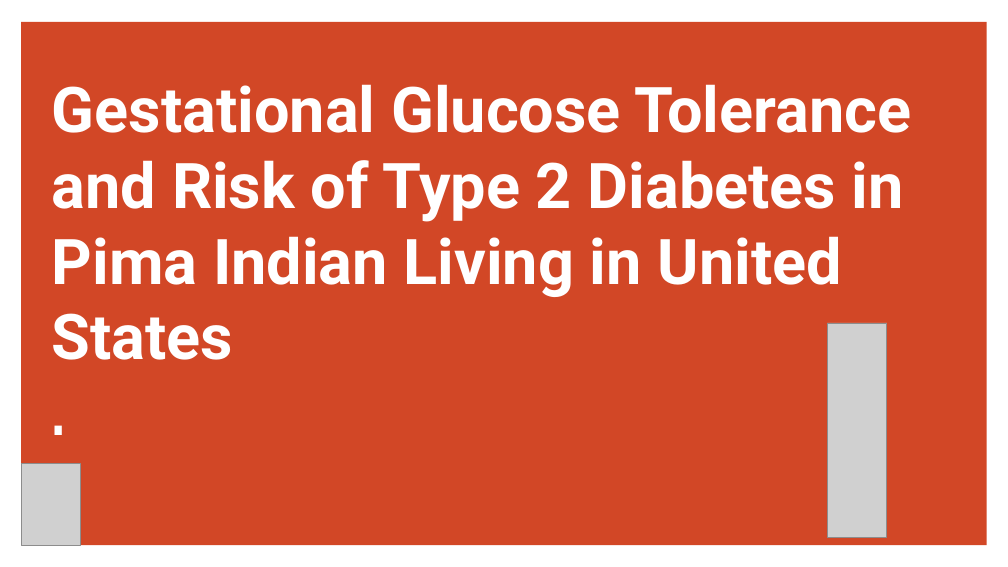
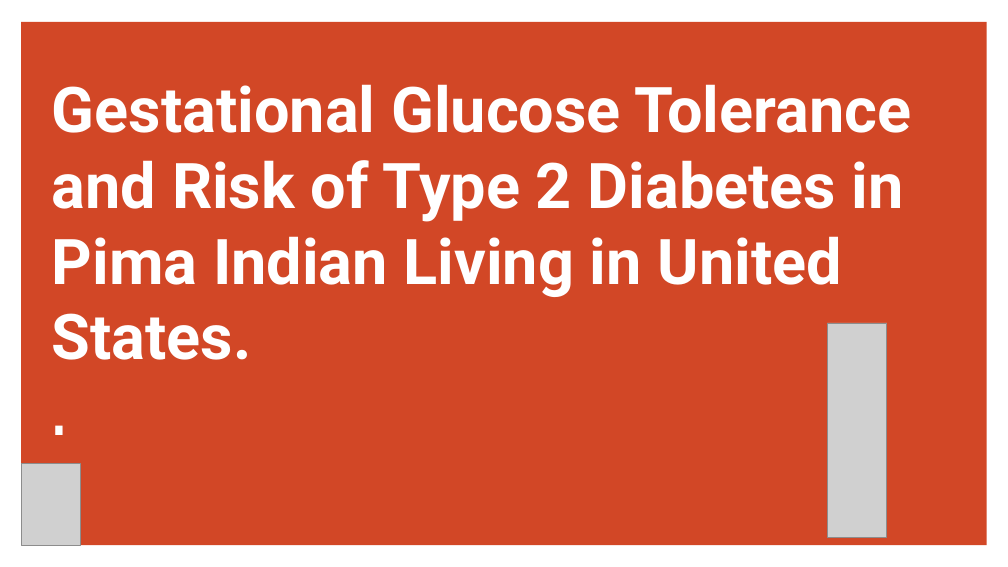
Before and after one commit to efreier12/Final-Project, a slide deck: slide 1 of Pima Indian Diabetes ( Final Project).ppt. Drawn at 1008x567 pixels with LibreOffice and Linux fonts; fonts in the diff are those of the drawing; grey boxes stand for pictures; background and template pictures are left out. Boxes give left, top, right and bottom in pixels: in the first picture for what was removed or moved away, otherwise in the second. Text is boxed around its words. In the diff, an @@ line names an element or a change of style, - is before the commit and + after.

```diff
--- a/Pima Indian Diabetes ( Final Project).ppt
+++ b/Pima Indian Diabetes ( Final Project).ppt
@@ title at [52, 84, 912, 360]: text changed @@
-Gestational Glucose Tolerance and Risk of Type 2 Diabetes in Pima Indian Living in United States
-.
+Gestational Glucose Tolerance and Risk of Type 2 Diabetes in Pima Indian Living in United States.
+.
```
Also in this commit, not shown: 6 other slides changed.
